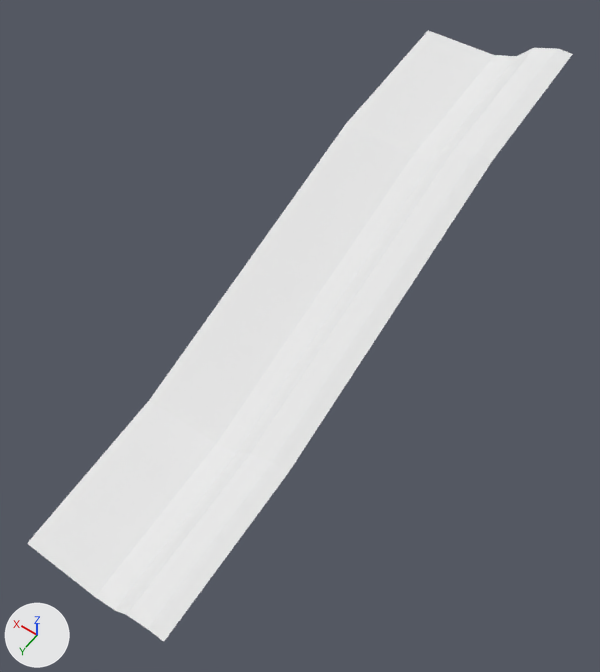
The OBJ model Assets/MapEditor/modular_terrain_collection/Hilly_Terrain_Path_Hill_Gentle_Plain_Side.obj as it was, and as the next commit left it.
Both versions are drawn from a 50 mm camera at (-1.77, 1.17, 4.18) aimed at (-0.05, -1.23, 0.4). Arrows for +X, +Y and +Z are at lower left; the lights stay in place. Where no turn or scale is listed for an object, it has been applied to the vertices.

Script lines for the objects in view, before the commit:
```python
mat_dirt = principled_material('Dirt')
mat_dirt.base_color = (0.8, 0.8, 0.8)  # white #e7e7e7
mat_dirt.roughness = 1.0
mat_grass = principled_material('Grass')
mat_grass.base_color = (0.8, 0.8, 0.8)  # white #e7e7e7
mat_grass.roughness = 1.0
me_object1 = bpy.data.meshes.new('object1')
me_object1.from_pydata(...)  # 24 vertices, 30 faces; spans x -0.5..0.5, y -3.5..0.5, z 0.0..1.2
# faces by material slot: [18, 12]
me_object1.materials.append(mat_grass)  # white #e7e7e7
me_object1.materials.append(mat_dirt)  # white #e7e7e7
ob_object1 = bpy.data.objects.new('object1', me_object1)
ob_object1.location = (0.0, 0.0, 0.0)
```
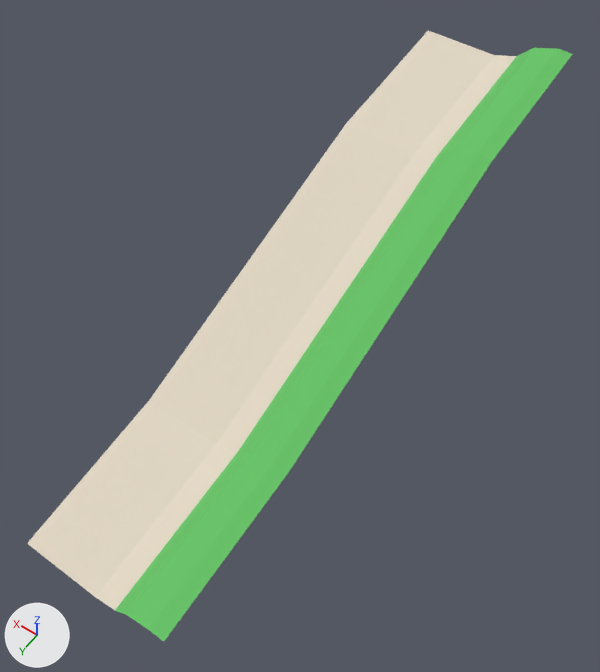
What differs and where, as boxes [x1, y1, x2, y2] in the pictures (600 x 672 px):
'object1', recoloured: [27, 30, 573, 642] in both

Diff of the bpy script that builds the scene:
```diff
--- a/Assets/MapEditor/modular_terrain_collection/Hilly_Terrain_Path_Hill_Gentle_Plain_Side.obj.py
+++ b/Assets/MapEditor/modular_terrain_collection/Hilly_Terrain_Path_Hill_Gentle_Plain_Side.obj.py
@@ mat_grass @@
 mat_grass = principled_material('Grass')
-mat_grass.base_color = (0.8, 0.8, 0.8)  # white #e7e7e7
+mat_grass.base_color = (0.133, 0.545, 0.133)  # green #66c366
 mat_grass.roughness = 1.0
@@ mat_dirt @@
 mat_dirt = principled_material('Dirt')
-mat_dirt.base_color = (0.8, 0.8, 0.8)  # white #e7e7e7
+mat_dirt.base_color = (0.769, 0.686, 0.561)  # light grey #e3d8c5
 mat_dirt.roughness = 1.0
```
